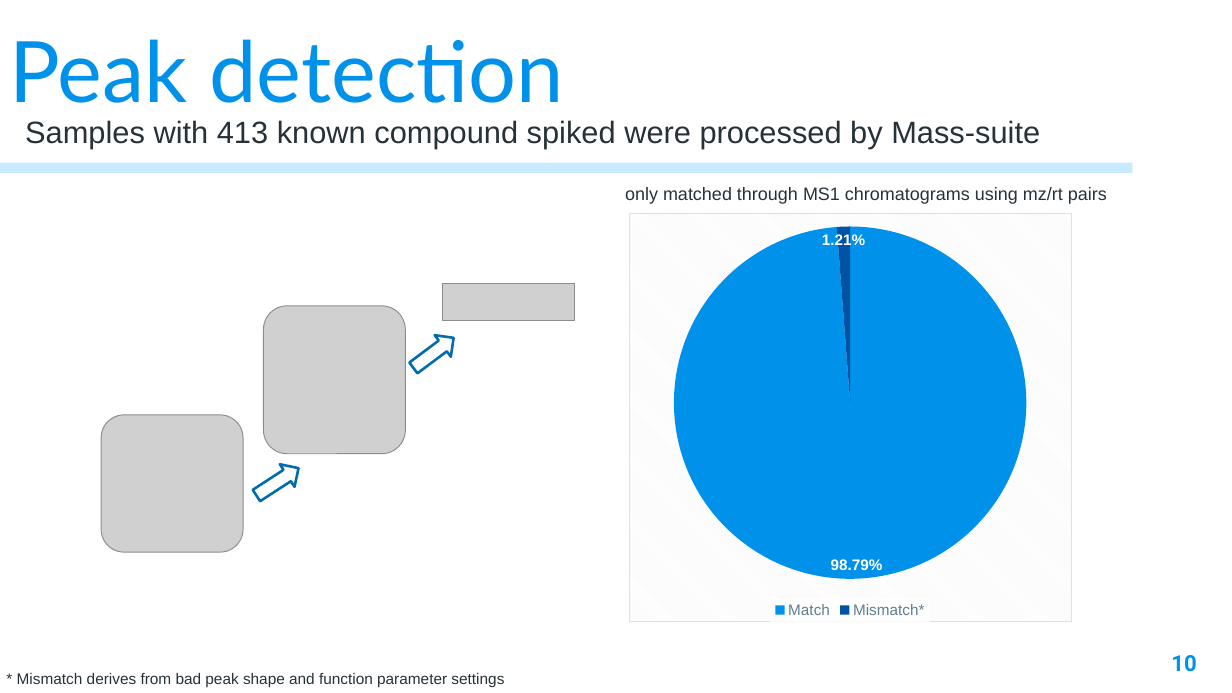
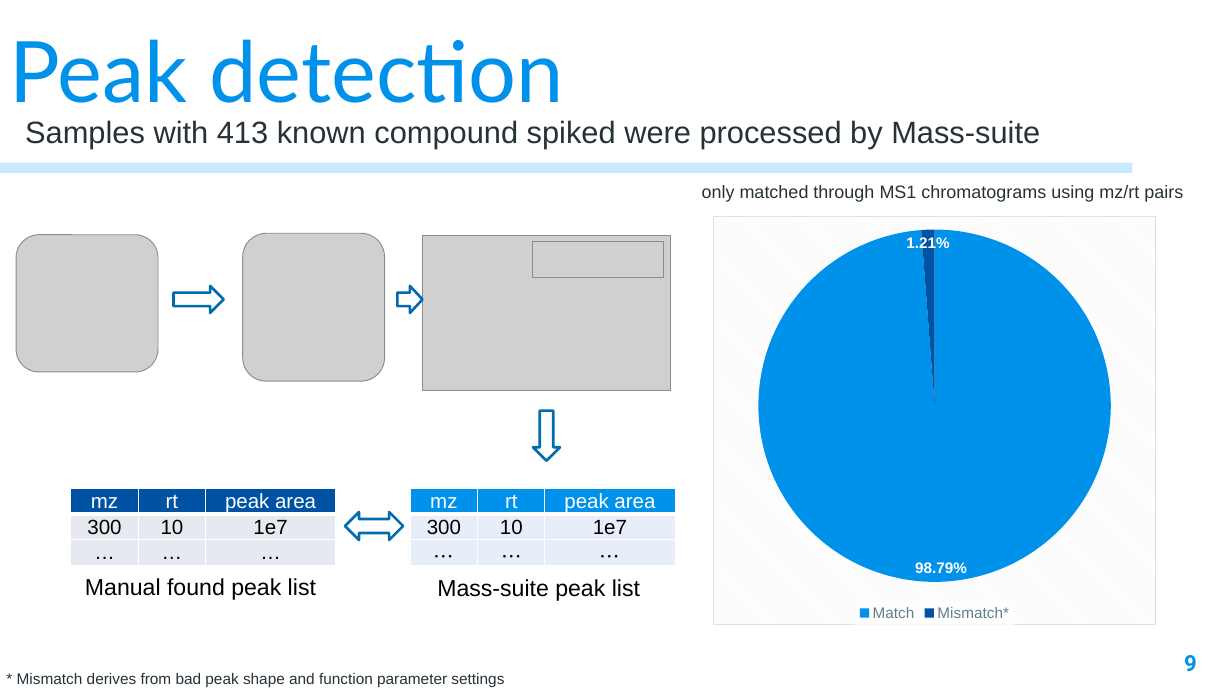
Before and after one commit to XiminHu/mass-suite, a slide deck: slide 9 of doc/20210326 ACS presentation.pptx (slide 10 before the commit). Drawn at 1232x693 pixels with LibreOffice and Linux fonts; fonts in the diff are those of the drawing; grey boxes stand for pictures; background and template pictures are left out. Boxes give left, top, right and bottom in pixels: in the first picture for what was removed or moved away, otherwise in the second. Text is boxed around its words. In the diff, an @@ line names an element or a change of style, - is before the commit and + after.

```diff
--- a/doc/20210326 ACS presentation.pptx
+++ b/doc/20210326 ACS presentation.pptx
@@ text "only matched through MS1 chromatograms ...": place and size @@
-text "only matched through MS1 chromatograms ..." at <box>625,187,1107,204</box>
+text "only matched through MS1 chromatograms ..." at <box>702,185,1183,202</box>
@@ picture: place and size @@
-picture at <box>101,415,243,553</box>
+picture at <box>16,235,158,372</box>
@@ picture: place and size @@
-picture at <box>263,306,406,454</box>
+picture at <box>243,233,385,381</box>
@@ picture added at <box>422,235,670,390</box> @@
@@ pie chart: place and size @@
-pie chart at <box>628,213,1071,623</box>
+pie chart at <box>714,216,1156,626</box>
@@ picture added at <box>533,241,664,277</box> @@
@@ right arrow at <box>174,286,224,312</box>: rotation 327 to 0 degrees @@
@@ right arrow at <box>397,286,422,312</box>: rotation 323 to 0 degrees @@
@@ picture removed at <box>442,284,574,321</box> @@
@@ right arrow added at <box>533,411,560,461</box>, fill #FFFFFF, outline #006BAD 2 pt @@
@@ table added at <box>70,489,335,566</box>, 3 rows, 3 columns @@
+mz | rt | peak area
+300 | 10 | 1e7
+… | … | …
@@ table added at <box>410,489,675,566</box>, 3 rows, 3 columns @@
+mz | rt | peak area
+300 | 10 | 1e7
+… | … | …
@@ left right arrow added at <box>345,512,403,540</box>, outline #006BAD 2 pt @@
@@ text added at <box>85,578,316,600</box>, 18 pt, text #000000 @@
+Manual found peak list
@@ text added at <box>437,579,640,601</box>, 18 pt, text #000000 @@
+Mass-suite peak list
@@ page number at <box>1184,655,1197,671</box>: text changed @@
-10
+9
```
Also in this commit, not shown: 16 other slides changed, 1 slide added, 1 slide removed, 22 other files.
